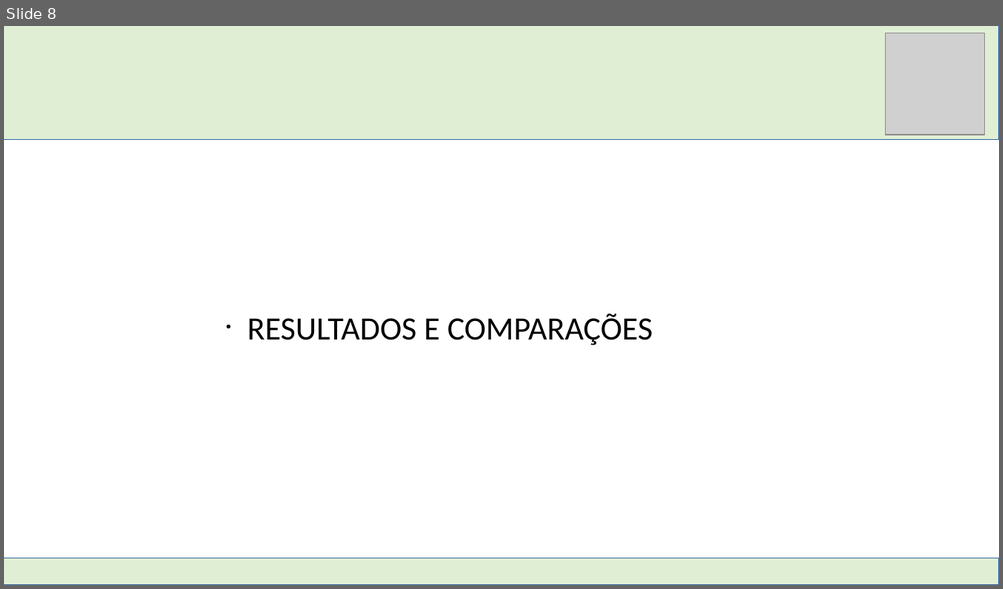
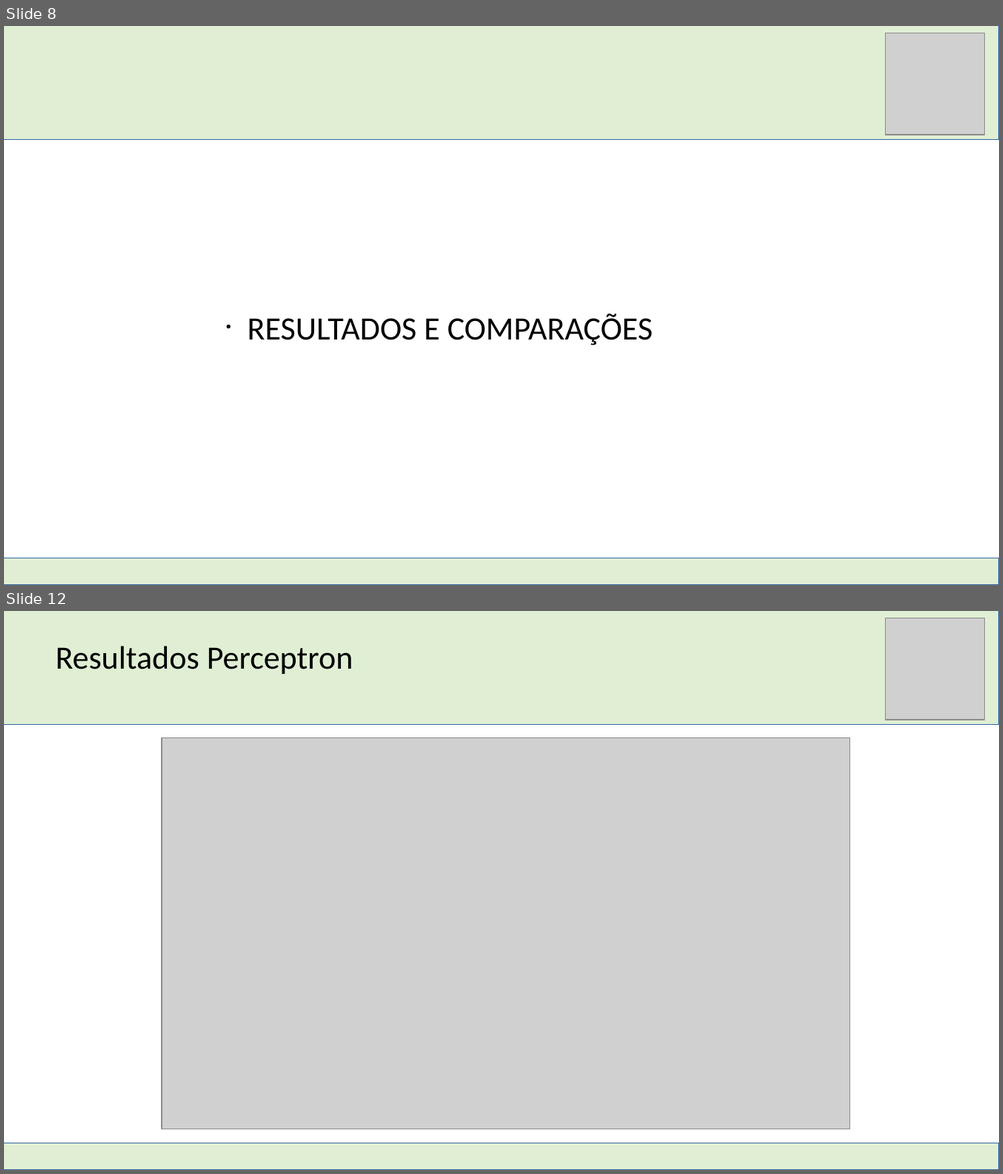
Before and after one commit to DimitriLeandro/ProjetoFinalSistemasInteligentesUFABC, a slide deck: Documentacao/Apresentação SI.odp. Shown one above the other, each under a label of ours: slide 8 before the commit, slides 8 and 12 after it; the slides between them are not shown. The pictures are 1003x589 and 1003x1174 pixels, drawn with LibreOffice and Linux fonts; fonts in the diff are those of the drawing; grey boxes stand for pictures. Boxes give left, top, right and bottom in pixels: in the first picture for what was removed or moved away, otherwise in the second. Text is boxed around its words. In the diff, an @@ line names an element or a change of style, - is before the commit and + after.

```diff
--- a/Documentacao/Apresentação SI.odp
+++ b/Documentacao/Apresentação SI.odp
@@ slide 12 added at bbox=[4, 611, 999, 1170], background #FFFFFF @@
@@ rectangle added at bbox=[4, 611, 999, 725], fill #E0EFD4, outline #3465A4 0 pt @@
@@ picture added at bbox=[885, 618, 984, 721] @@
@@ text added at bbox=[56, 646, 353, 674], 26 pt, text #000000 @@
+Resultados Perceptron
@@ picture added at bbox=[162, 738, 850, 1130] @@
@@ rectangle added at bbox=[4, 1145, 999, 1170], fill #E0EFD4, outline #3465A4 0 pt @@
```
Also in this commit, not shown: 5 slides changed, 7 other slides added, 6 slides removed, 5 other files.
